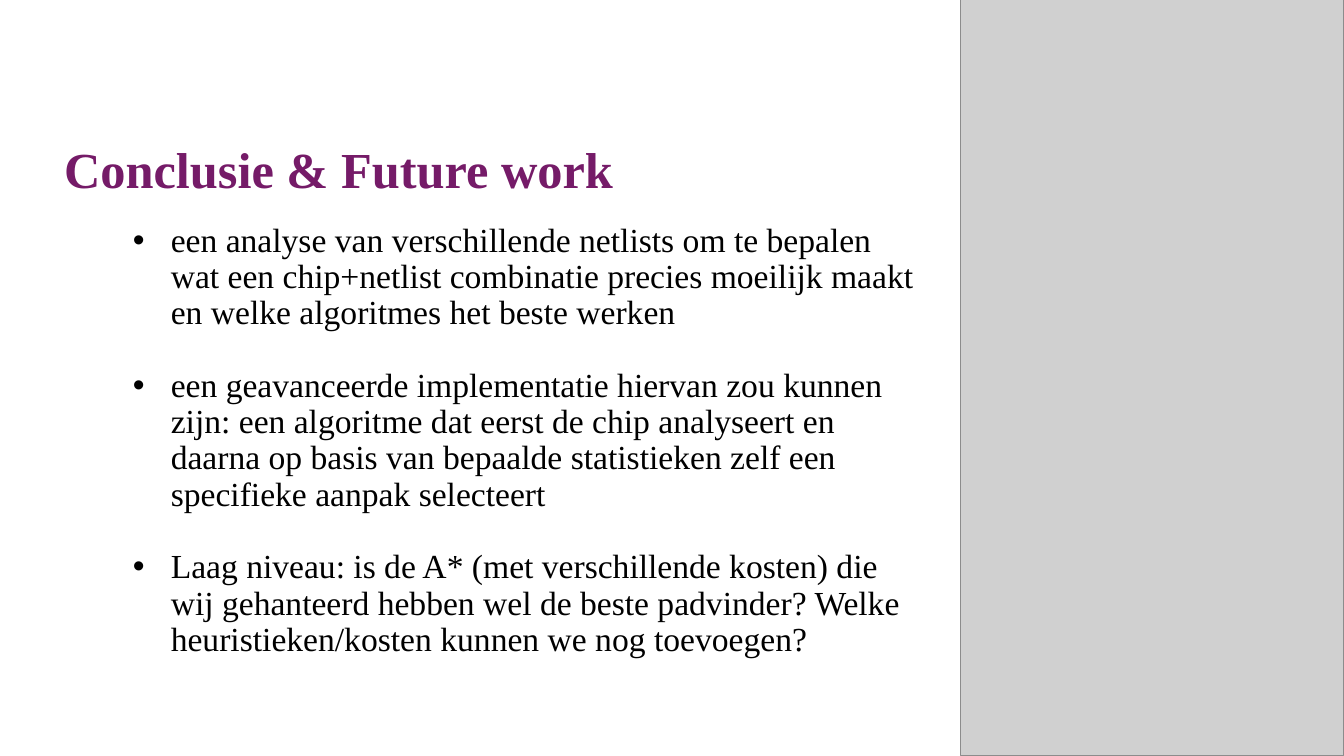
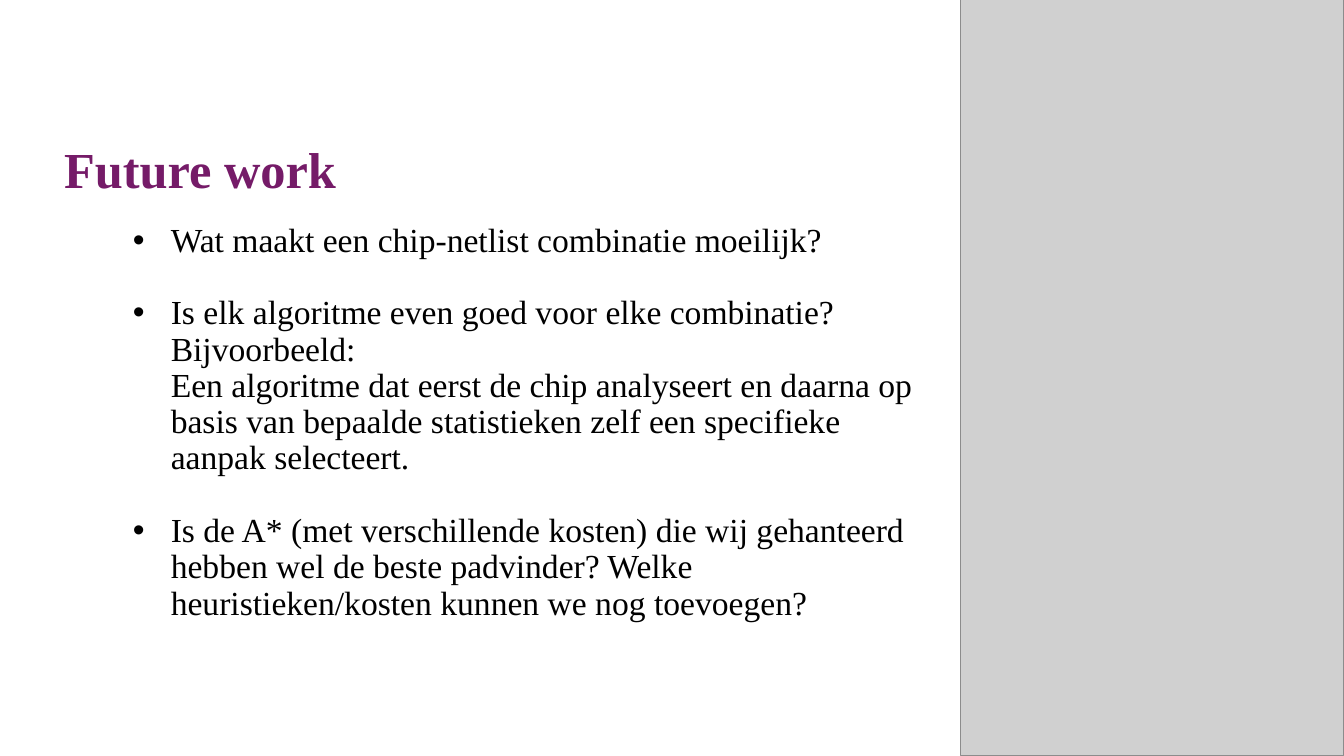
Before and after one commit to lisaeindhoven/chips-and-circuits, a slide deck: slide 27 of docs/Schutte_Eindhoven_vdLaan_C&C.pptx (slide 24 before the commit). Drawn at 1344x756 pixels with LibreOffice and Linux fonts; fonts in the diff are those of the drawing; grey boxes stand for pictures; background and template pictures are left out. Boxes give left, top, right and bottom in pixels: in the first picture for what was removed or moved away, otherwise in the second. Text is boxed around its words. In the diff, an @@ line names an element or a change of style, - is before the commit and + after.

Commit message:
Final version presentation

```diff
--- a/docs/Schutte_Eindhoven_vdLaan_C&C.pptx
+++ b/docs/Schutte_Eindhoven_vdLaan_C&C.pptx
@@ title at (x1=64, y1=153, x2=336, y2=189): text changed @@
-Conclusie & Future work
+Future work
@@ text at (x1=171, y1=228, x2=912, y2=621): text changed @@
-    • een analyse van verschillende netlists om te bepalen wat een chip+netlist combinatie precies moeilijk maakt en welke algoritmes het beste werken
-    • een geavanceerde implementatie hiervan zou kunnen zijn: een algoritme dat eerst de chip analyseert en daarna op basis van bepaalde statistieken zelf een specifieke aanpak selecteert
-    • Laag niveau: is de A* (met verschillende kosten) die wij gehanteerd hebben wel de beste padvinder? Welke heuristieken/kosten kunnen we nog toevoegen?
+    • Wat maakt een chip-netlist combinatie moeilijk?
+    • Is elk algoritme even goed voor elke combinatie?
+      Bijvoorbeeld:
+      Een algoritme dat eerst de chip analyseert en daarna op basis van bepaalde statistieken zelf een specifieke aanpak selecteert.
+    • Is de A* (met verschillende kosten) die wij gehanteerd hebben wel de beste padvinder? Welke heuristieken/kosten kunnen we nog toevoegen?
```
Also in this commit, not shown: 10 other slides changed, 3 slides added.
